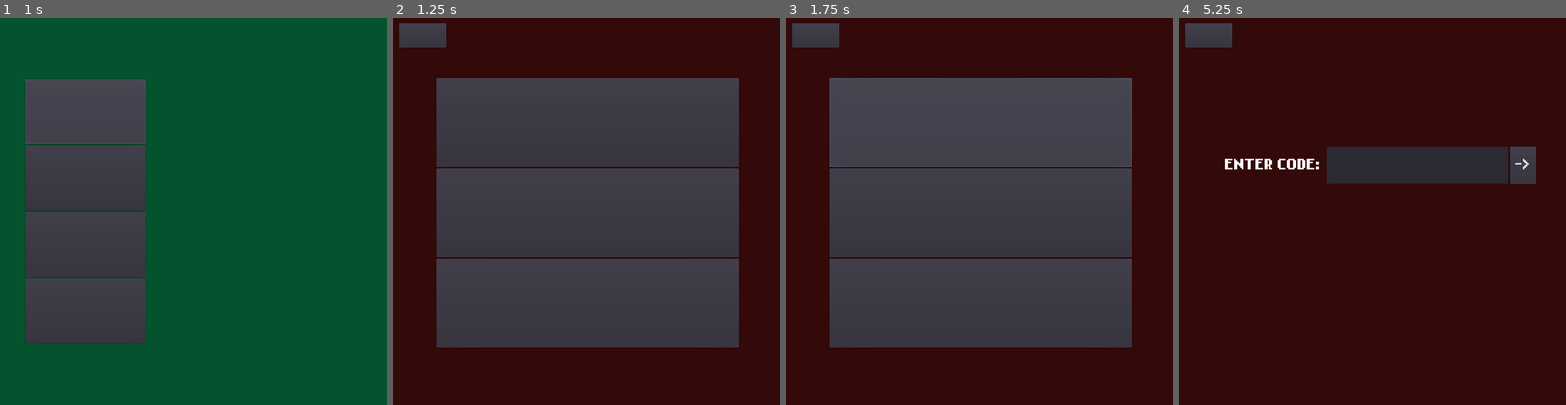
Above: before the commit, frames 1-4 (left to right).
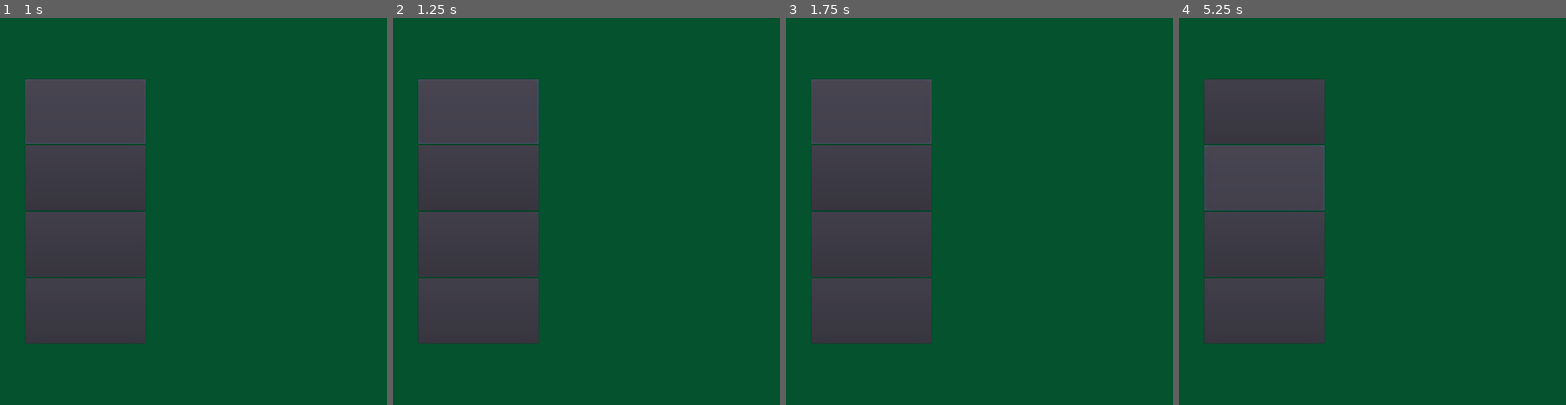
Above: after the commit, the same moments.

Repository: UPDCS192Group4/PusoyDosOnline
Game: Godot game, scene res://Home/Home.tscn
Same seed, same stepped clock (60 frames per second), same inputs: the game is played once before the commit and once after it. This scene is started directly instead of the project's main scene.
Inputs (mouse positions are in pixels of both pictures, inside the frame that each line leads up to):
- Up to frame 1 (1 s): click "PLAY" at 0.5 s
- Up to frame 2 (1.25 s): no input
- Up to frame 3 (1.75 s): click (871, 110) at 1.25 s, where only the run after the commit has a clickable "PLAY"
- Up to frame 4 (5.25 s): click (1209, 33) at 2 s, where only the run before the commit has a clickable "HOME"; click (1326, 250) at 2.75 s, where only the run before the commit has a clickable "Yes"; click "PLAY" at 3.5 s; click (1372, 122) at 4.25 s, where only the run before the commit has a clickable "Create Custom Lobby"; click (1264, 176) at 5 s, where only the run after the commit has a clickable "LEADERBOARDS"

Frame 1 is identical in both runs. In frame 2, 83% of the frame differs, in the area x 0-100%, y 0-100%; in frame 3, 83%; in frame 4, 100%.
Error before the commit: Invalid operands 'String' and 'Nil' in operator '+'. (res://Lobby/Lobby.gd:56)
Error after the commit: Invalid operands 'String' and 'Nil' in operator '+'. (res://Home/Home.gd:19)

Commit message:
Kick player out old lobbies

Diff:
--- a/project/Home/Home.gd
+++ b/project/Home/Home.gd
@@ -1,16 +1,78 @@
 extends Control
 
 func _ready():
-	pass
+	$ClearRequest.connect("request_completed", self, "_on_ClearRequest_request_completed")
+	$LeaveRequest.connect("request_completed", self, "_on_LeaveRequest_request_completed")
+	$PingRequest.connect("request_completed", self, "_on_PingRequest_request_completed")
+	$ErrorMessage/Label.hide()
 
 func _on_PlayButton_pressed():
 	yield(get_tree().create_timer(0.5), "timeout")
-	openLobbyHandler()
-	pass # Replace with function body.
+	clearLobby()
 
 func _on_LeaderboardsButton_pressed():
 	yield(get_tree().create_timer(0.5), "timeout")
 	showLeaderboards()
+
+func clearLobby():
+	var url = URLs.profile
+	var headers = ['Content-Type: application/json', 'Authorization: Bearer ' + URLs.access]
+	var err = $ClearRequest.request(url, headers, false, HTTPClient.METHOD_GET)
+
+func _on_ClearRequest_request_completed(result, response_code, headers, body):
+	if (response_code != 200 and response_code != 201):
+		$ErrorMessage/Label.text = "Uh oh!..."
+		$ErrorMessage/Label.show()
+		yield(get_tree().create_timer(2), "timeout")
+		$ErrorMessage/Label.text = "Please contact Big T.."
+		yield(get_tree().create_timer(2), "timeout")
+		get_tree().change_scene("res://Home/Home.tscn")
+		return
+
+	var json = JSON.parse(body.get_string_from_utf8())
+	if json.result["lobby"] == null:
+		openLobbyHandler()
+		return
+	LobbyDetails.shorthand = json.result["lobby"]
+	_query_lobby_id()
+
+func _query_lobby_id():
+	var url = URLs.lobby_init + LobbyDetails.shorthand + "/"
+	var headers = ['Content-Type: application/json', 'Authorization: Bearer ' + URLs.access]
+	print("Pinging ", url)
+	var err = $PingRequest.request(url, headers, false, HTTPClient.METHOD_GET)
+
+func _on_PingRequest_request_completed(result, response_code, headers, body):
+	var json = JSON.parse(body.get_string_from_utf8())
+	if (response_code != 200 and response_code != 201):
+		$ErrorMessage/Label.text = "Oh no..."
+		$ErrorMessage/Label.show()
+		yield(get_tree().create_timer(2), "timeout")
+		$ErrorMessage/Label.text = "Contact BIG T..."
+		yield(get_tree().create_timer(2), "timeout")
+		get_tree().change_scene("res://Home/Home.tscn")
+		return
+	print("Ping request results")
+	for i in json.result:
+		print(i, " : ", json.result[i])
+	LobbyDetails.id = json.result["id"]
+	_go_home()
+
+func _go_home():
+	var url = URLs.lobby_init + LobbyDetails.id + "/leave/"
+	var new_headers = ['Content-Type: application/json', 'Authorization: Bearer ' + URLs.access]
+	var err = $LeaveRequest.request(url, new_headers, false, HTTPClient.METHOD_GET)
+
+func _on_LeaveRequest_request_completed(result, response_code, headers, body):
+	if (response_code != 200 and response_code != 201):
+		$ErrorMessage/Label.text = "Leave failed, LOL!..."
+		$ErrorMessage/Label.show()
+		yield(get_tree().create_timer(2), "timeout")
+		$ErrorMessage/Label.text = "Redirecting..."
+		yield(get_tree().create_timer(1), "timeout")
+		get_tree().change_scene("res://Home/Home.tscn")
+		return
+	openLobbyHandler()
 
 func openLobbyHandler():
 	get_tree().change_scene("res://Lobby/Lobby.tscn")
--- a/project/Home/Home.tscn
+++ b/project/Home/Home.tscn
@@ -1,12 +1,20 @@
-[gd_scene load_steps=3 format=2]
+[gd_scene load_steps=5 format=2]
 
 [ext_resource path="res://assets/fonts/home_dynamicfont.tres" type="DynamicFont" id=1]
 [ext_resource path="res://Home/Home.gd" type="Script" id=2]
+[ext_resource path="res://assets/fonts/nokiafc22.ttf" type="DynamicFontData" id=3]
+
+[sub_resource type="DynamicFont" id=1]
+size = 64
+font_data = ExtResource( 3 )
 
 [node name="Home" type="Control"]
 anchor_right = 1.0
 anchor_bottom = 1.0
 script = ExtResource( 2 )
+__meta__ = {
+"_edit_use_anchors_": false
+}
 
 [node name="ColorRect" type="ColorRect" parent="."]
 anchor_right = 1.0
@@ -122,5 +130,28 @@
 size_flags_horizontal = 3
 size_flags_vertical = 3
 
+[node name="ClearRequest" type="HTTPRequest" parent="."]
+
+[node name="ErrorMessage" type="CanvasLayer" parent="."]
+layer = 15
+
+[node name="Label" type="Label" parent="ErrorMessage"]
+visible = false
+margin_left = 11.0
+margin_top = 27.0
+margin_right = 1017.0
+margin_bottom = 179.0
+custom_fonts/font = SubResource( 1 )
+text = "! Cannot be loaded !"
+align = 1
+valign = 1
+__meta__ = {
+"_edit_use_anchors_": false
+}
+
+[node name="LeaveRequest" type="HTTPRequest" parent="."]
+
+[node name="PingRequest" type="HTTPRequest" parent="."]
+
 [connection signal="pressed" from="ContainerBox/ContainerBox/ContainerBox/Play/PlayButton" to="." method="_on_PlayButton_pressed"]
 [connection signal="pressed" from="ContainerBox/ContainerBox/ContainerBox/LeaderBoards/Button" to="." method="_on_LeaderboardsButton_pressed"]
--- a/project/singletons/URLs.gd
+++ b/project/singletons/URLs.gd
@@ -1,10 +1,11 @@
 extends Node
 
-#var url = "http://localhost:8000" # modify upon deployment
+var url = "http://localhost:8000" # modify upon deployment
 #var url = "http://642f-2001-4451-6b8-9500-38fd-82a4-400a-338b.ngrok.io"
-var url = "http://1cc0-2001-4451-6b8-9500-38fd-82a4-400a-338b.ngrok.io"
+#var url = "http://1cc0-2001-4451-6b8-9500-38fd-82a4-400a-338b.ngrok.io"
 var register = url + "/api/register/"
 var login = url + "/api/token/"
+var profile = url + "/api/users/profile/"
 var leaderboards = url + "/api/users/leaderboard"
 var lobby_init = url + "/api/lobby/casual/"
 
